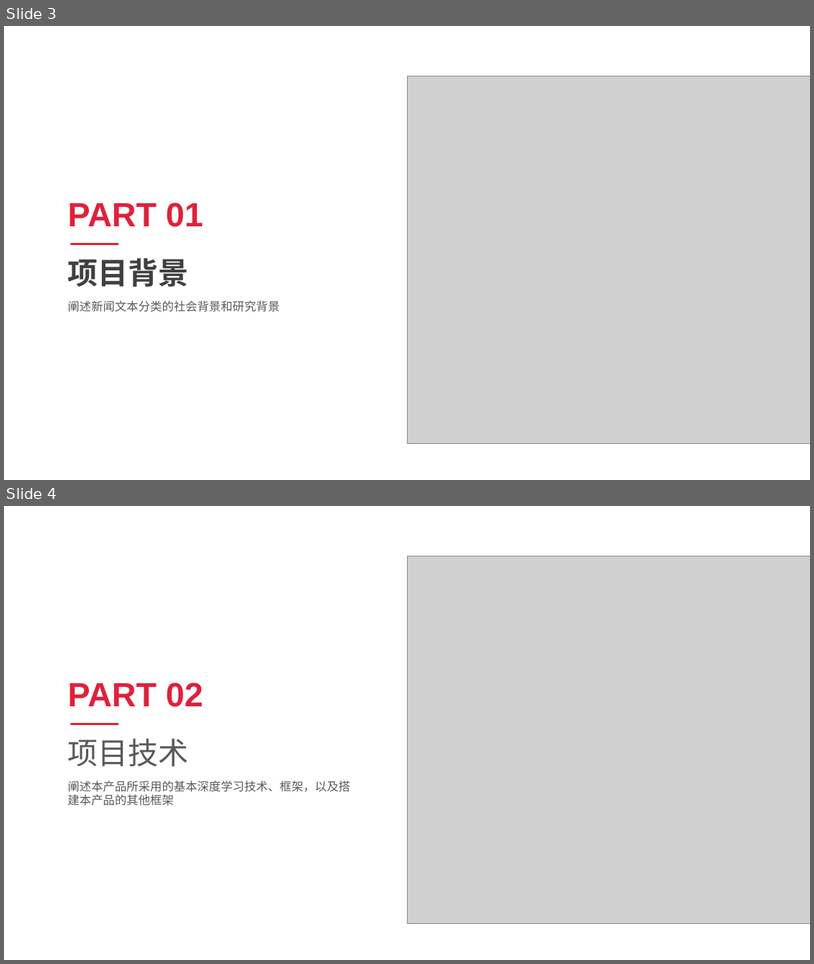
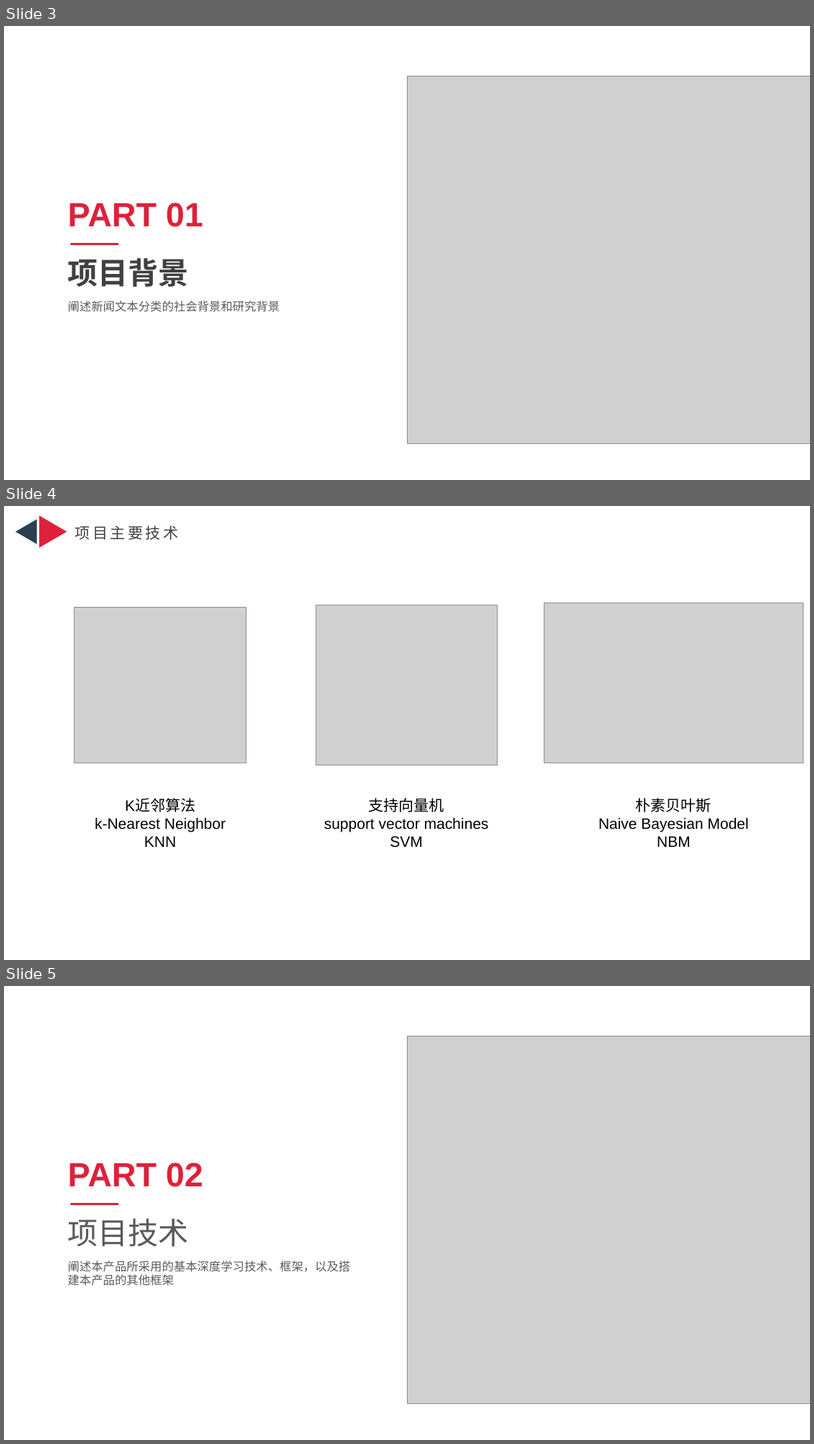
Before and after one commit to WhileBug/SoftwareCup_Interface, a slide deck: 报告/报告PPT.pptx. Shown one above the other, each under a label of ours: slides 3 and 4 before the commit, slides 3, 4 and 5 after it. The pictures are 814x964 and 814x1444 pixels, drawn with LibreOffice and Linux fonts; fonts in the diff are those of the drawing; grey boxes stand for pictures. Boxes give left, top, right and bottom in pixels: in the first picture for what was removed or moved away, otherwise in the second. Text is boxed around its words. In the diff, an @@ line names an element or a change of style, - is before the commit and + after.

```diff
--- a/报告/报告PPT.pptx
+++ b/报告/报告PPT.pptx
@@ slide 4 added at [4, 506, 810, 960], background #FFFFFF @@
@@ triangle added at [16, 519, 36, 544], fill #2C3E50 @@
@@ triangle added at [39, 516, 67, 548], fill #DF213B @@
@@ text added at [75, 525, 178, 540], 18 pt, text #404040 @@
+项目主要技术
@@ picture added at [74, 607, 247, 762] @@
@@ picture added at [316, 605, 498, 764] @@
@@ picture added at [545, 602, 804, 762] @@
@@ text added at [95, 799, 226, 847], 18 pt, text #000000 @@
+K近邻算法
+k-Nearest Neighbor
+KNN
@@ text added at [324, 798, 489, 847], 18 pt, text #000000 @@
+支持向量机
+support vector machines
+SVM
@@ text added at [599, 798, 749, 847], 18 pt, text #000000 @@
+朴素贝叶斯
+Naive Bayesian Model
+NBM
@@ what was slide 4 is now slide 5 @@
```
Also in this commit, not shown: 3 other slides added, 11 other files.
